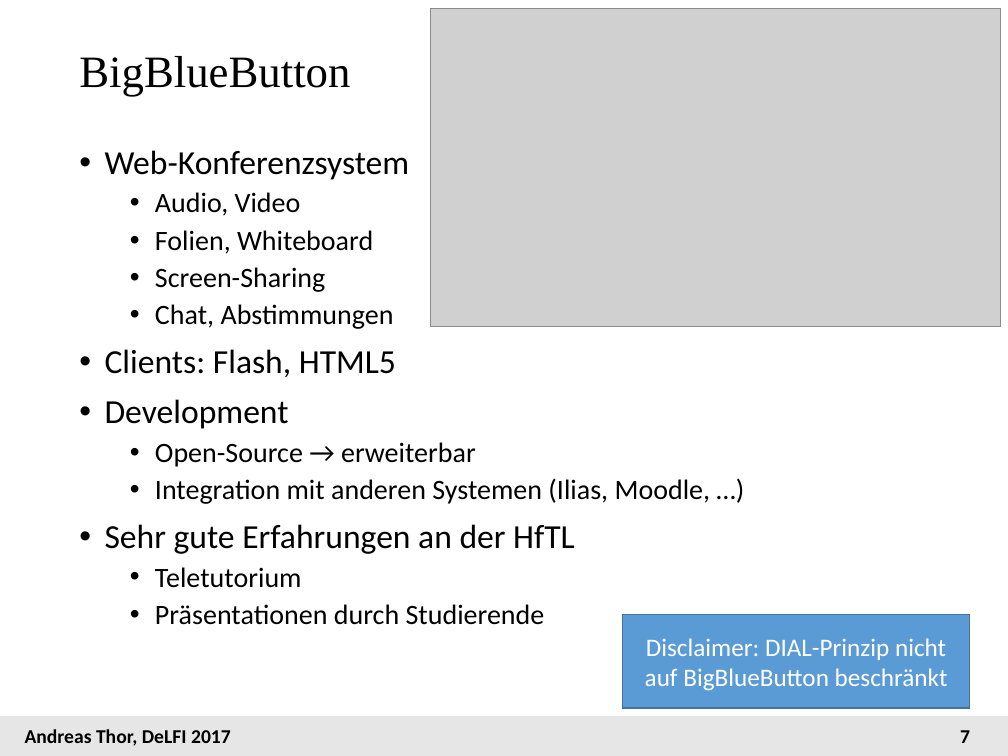
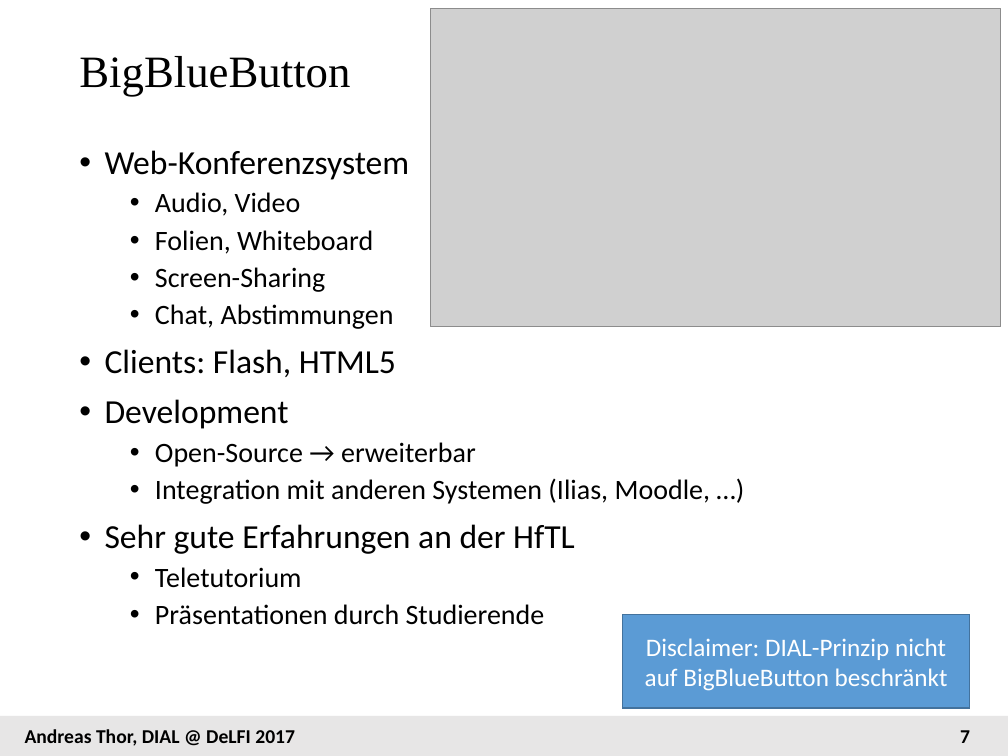
Before and after one commit to andreas-thor/papers, a slide deck: slide 7 of DIAL/DIAL_Delfi_2017_Vortrag.pptx. Drawn at 1008x756 pixels with LibreOffice and Linux fonts; fonts in the diff are those of the drawing; grey boxes stand for pictures. Boxes give left, top, right and bottom in pixels: in the first picture for what was removed or moved away, otherwise in the second. Text is boxed around its words. In the diff, an @@ line names an element or a change of style, - is before the commit and + after.

```diff
--- a/DIAL/DIAL_Delfi_2017_Vortrag.pptx
+++ b/DIAL/DIAL_Delfi_2017_Vortrag.pptx
@@ text at (25, 729, 295, 746): text changed @@
-Andreas Thor, DeLFI 2017
+Andreas Thor, DIAL @ DeLFI 2017
```
Also in this commit, not shown: 8 other slides changed, 1 slide added, 1 slide removed.
